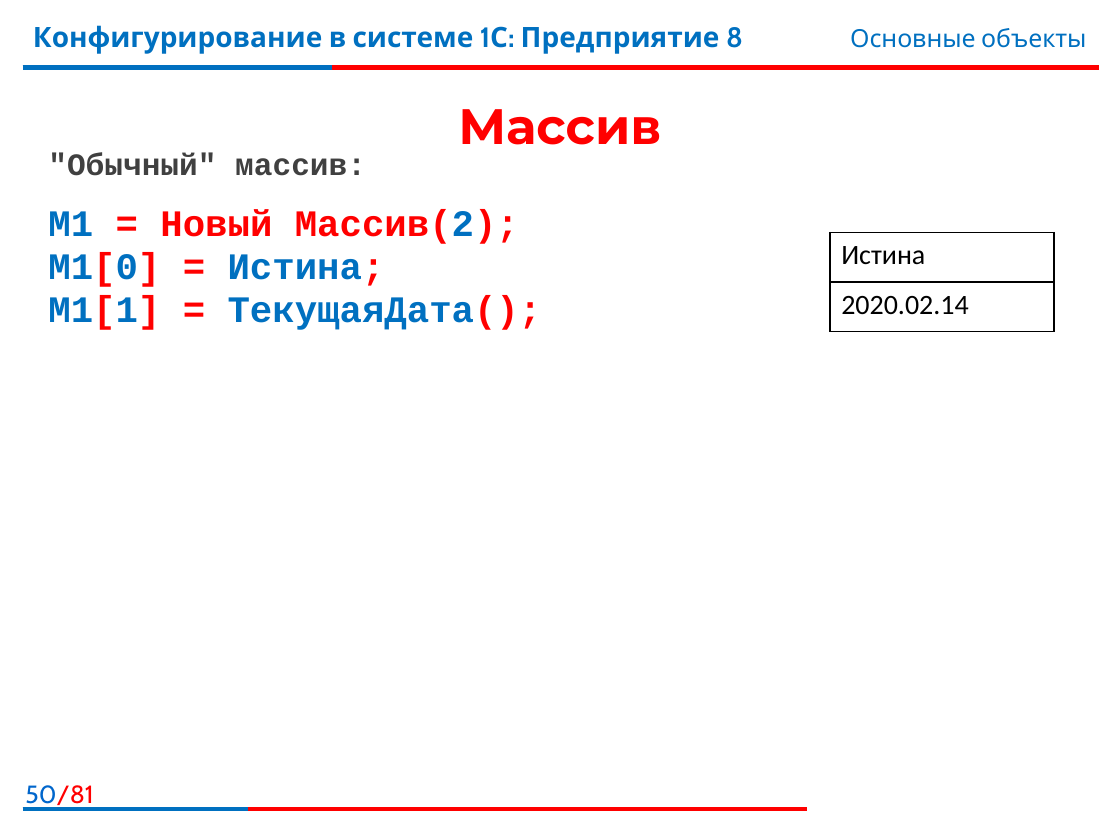
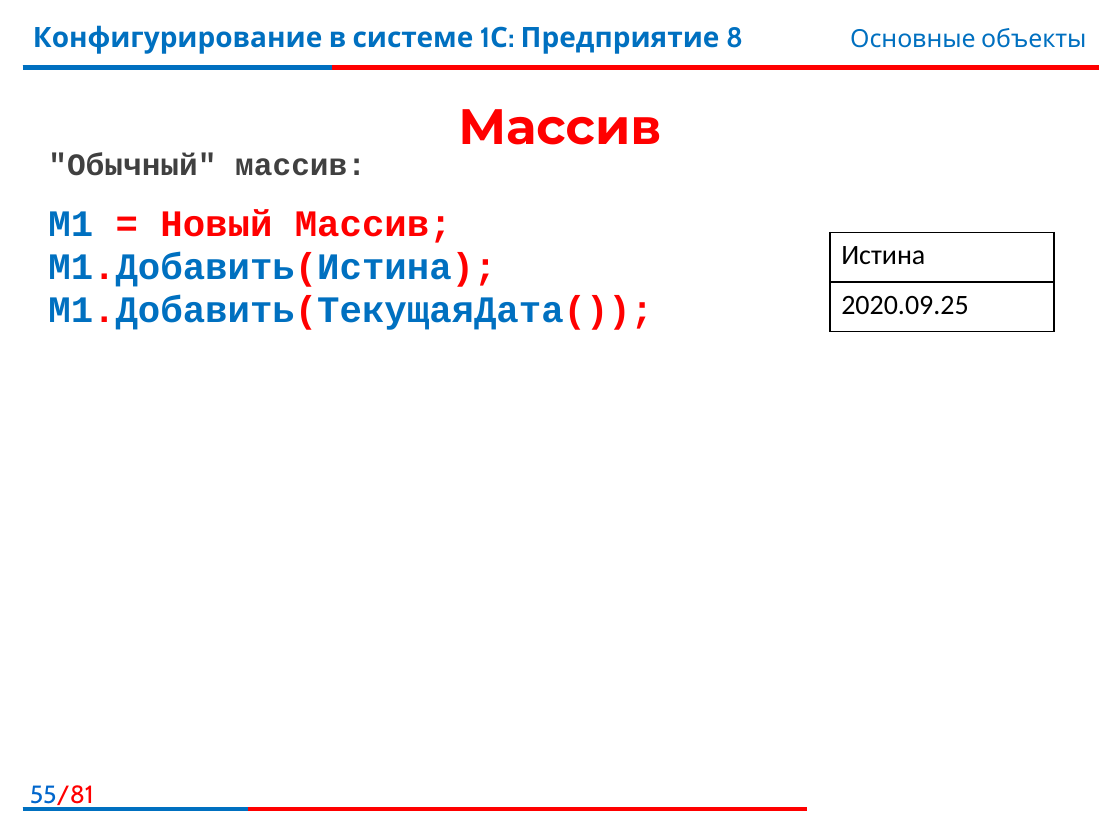
Before and after one commit to bestteacher-1c/documents_compl_kurs, a slide deck: slide 55 of Занятие_03/Иллюстрации3.pptx (slide 50 before the commit). Drawn at 1120x840 pixels with LibreOffice and Linux fonts; fonts in the diff are those of the drawing; background and template pictures are left out. Boxes give left, top, right and bottom in pixels: in the first picture for what was removed or moved away, otherwise in the second. Text is boxed around its words. In the diff, an @@ line names an element or a change of style, - is before the commit and + after.

```diff
--- a/Занятие_03/Иллюстрации3.pptx
+++ b/Занятие_03/Иллюстрации3.pptx
@@ text at <box>48,209,653,330</box>: text changed @@
-М1 = Новый Массив(2);
-М1[0] = Истина;
-М1[1] = ТекущаяДата();
+М1 = Новый Массив;
+М1.Добавить(Истина);
+М1.Добавить(ТекущаяДата());
@@ table at <box>830,233,1054,333</box> @@
-row 2, column 1: 2020.02.14
+row 2, column 1: 2020.09.25
@@ page number at <box>30,785,94,808</box>: text changed @@
-50/81
+55/81
```
Also in this commit, not shown: 4 other slides changed, 1 slide added, 9 other files.
